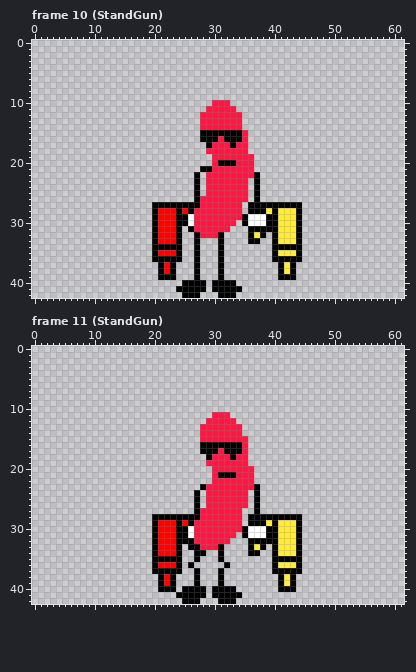
File history of a pixel-art file, assets/art/hotdog/hotdog.aseprite. That is the earlier state.
62x43 pixels, 33 frames. Shown: frame 10 (StandGun), frame 11 (StandGun). The commit also changed other frames, which this record leaves out.
Once edited:
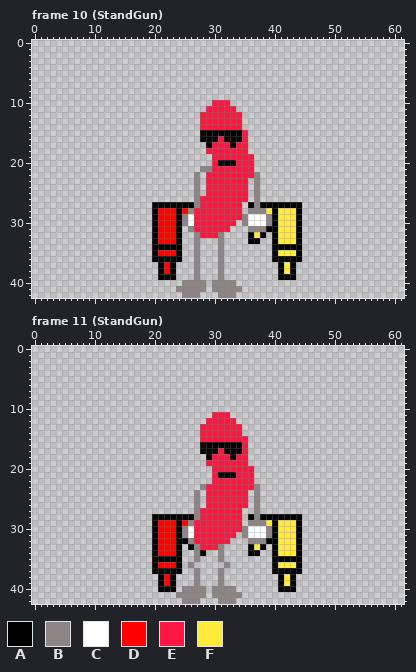
Palette (. is transparent): A #000000  B #8d8585  C #ffffff  D #ff0000  E #ff1744  F #ffeb3b
From the commit log: Changed Color of hotdog limbs
The exact change:
Frame 10 (StandGun), layer "Left":
y 21: x 28..29 AA -> BB
y 22..27: x 27 A -> B; x 37 A -> B
y 28: x 26 A -> B; x 36..38 AAA -> BBB
y 29..30: x 25 A -> B; x 35 A -> B; x 39 A -> B
y 31: x 26 A -> B; x 36..38 AAA -> BBB
y 32..39: x 27 A -> B; x 31 A -> B
y 40: x 25..28 AAAA -> BBBB; x 30..33 AAAA -> BBBB
y 41: x 24..28 AAAAA -> BBBBB; x 30..34 AAAAA -> BBBBB
y 42: x 25..27 AAA -> BBB; x 31..33 AAA -> BBB
Frame 11 (StandGun), layer "Left":
y 23: x 28 A -> B; x 37 A -> B
y 24..28: x 27 A -> B; x 37 A -> B
y 29: x 26 A -> B; x 36..38 AAA -> BBB
y 30..31: x 25 A -> B; x 35 A -> B; x 39 A -> B
y 32: x 26 A -> B; x 36..38 AAA -> BBB
y 33..35: x 27 A -> B; x 31 A -> B
y 36: x 26 A -> B; x 32 A -> B
y 37..39: x 27 A -> B; x 31 A -> B
y 40: x 25..28 AAAA -> BBBB; x 30..33 AAAA -> BBBB
y 41: x 24..28 AAAAA -> BBBBB; x 30..34 AAAAA -> BBBBB
y 42: x 25..27 AAA -> BBB; x 31..33 AAA -> BBB
Pixel boxes of the changes (left, top, right, bottom) in both pictures:
changed: (176, 166, 272, 298)
changed: (176, 484, 272, 604)
